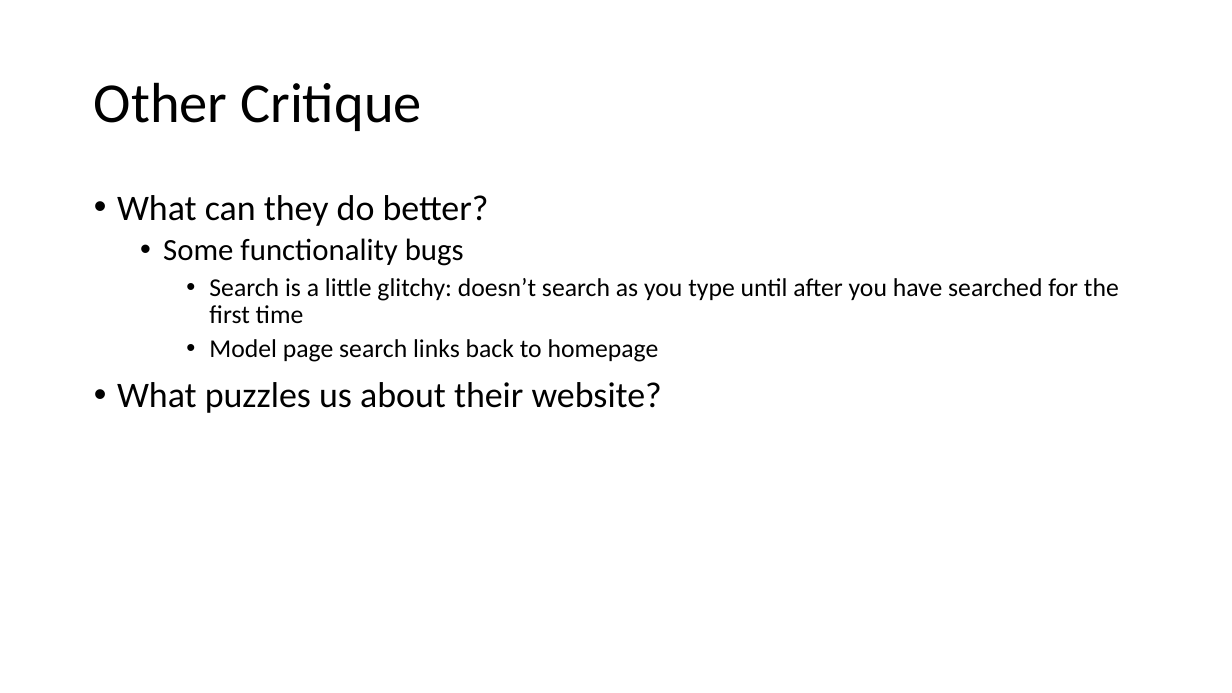
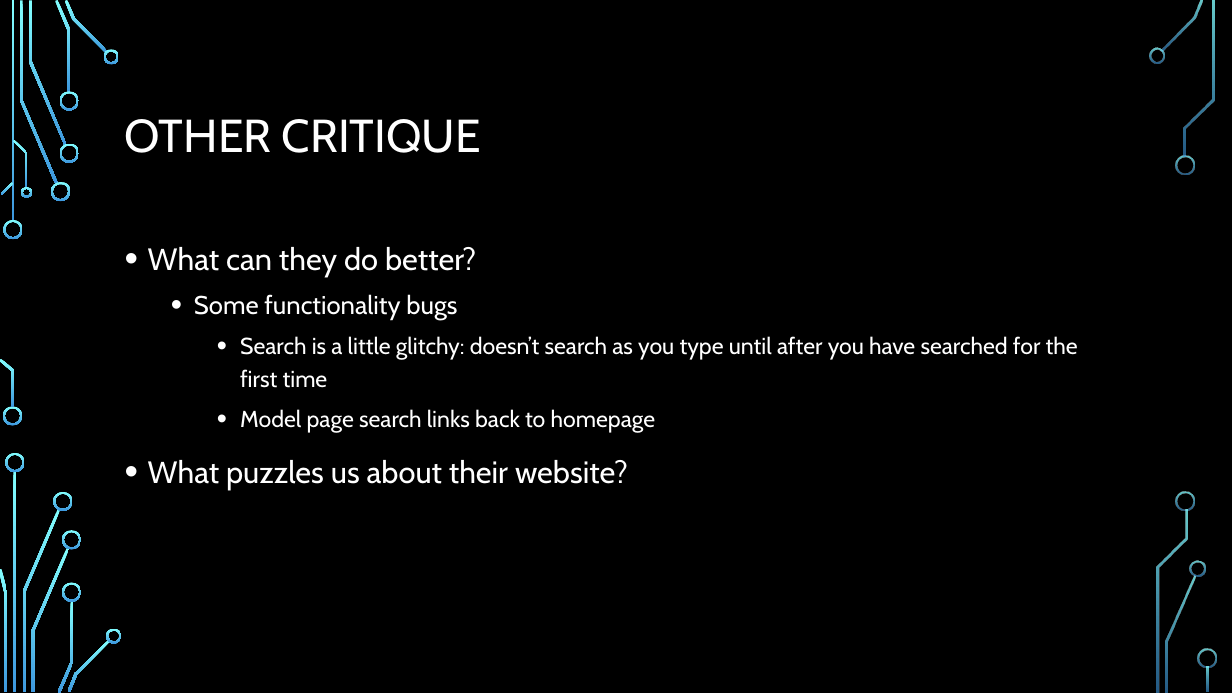
Before and after one commit to pdiemi/mibrary, a slide deck: slide 12 of Mibrary.pptx (slide 7 before the commit). Drawn at 1232x693 pixels with LibreOffice and Linux fonts; fonts in the diff are those of the drawing; background and template pictures are left out. Boxes give left, top, right and bottom in pixels: in the first picture for what was removed or moved away, otherwise in the second. Text is boxed around its words. In the diff, an @@ line names an element or a change of style, - is before the commit and + after.

```diff
--- a/Mibrary.pptx
+++ b/Mibrary.pptx
@@ background #FFFFFF to picture (left out) @@
@@ title at [125, 119, 481, 153]: text changed; size 44 to 36 pt; font Calibri to Cabin; text colour #000000 to #FFFFFF @@
-Other Critique
+OTHER CRITIQUE
@@ text "What can they do better?": place and size @@
-text "What can they do better?" at [117, 195, 1119, 413]
+text "What can they do better?" at [148, 247, 1078, 490]
@@ text "What can they do better?" at [148, 247, 1078, 490]: size 28 to 24 pt in "What can they do better?", "What puzzles us about their website?"; font Calibri to Cabin, text colour #000000 to #FFFFFF; size 24 to 20 pt in "Some functionality bugs"; size 20 to 18 pt in "Search is a little glitchy: doesn’t search ...", "Model page search links back to homepage"; line spacing 0.9 to 1.2 @@
@@ group added at [0, 0, 1217, 693]: 33 freeform shapes, 3 rectangles @@
```
Also in this commit, not shown: 6 other slides changed, 5 slides added.
